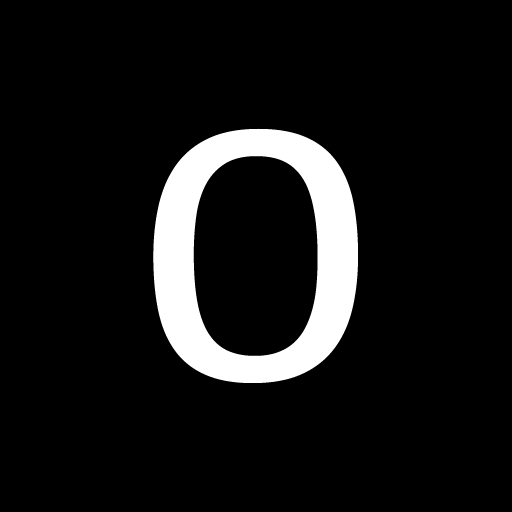
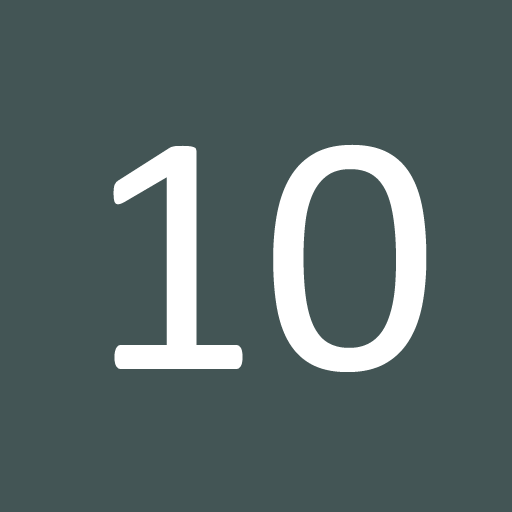
Layer changes from the first w=512, h=512 image to the second:
added group "10" (1st of 2) with 2 layers above "9" over [0,0,512,512]
added layer "10" (2nd of 2, in "10") in group "10" over [113,144,427,372]
added layer "0 副本 19" in group "10" over [0,0,512,512]
added group "9" (1st of 2) with 2 layers above "8" over [0,0,512,512]
added layer "0 副本 17" in group "9" over [0,0,512,512]
added group "8" (1st of 2) with 2 layers above "7" over [0,0,512,512]
added layer "0 副本 15" in group "8" over [0,0,512,512]
added group "7" (1st of 2) with 2 layers above "6" over [0,0,512,512]
added layer "0 副本 13" in group "7" over [0,0,512,512]
added group "6" (1st of 2) with 2 layers above "5" over [0,0,512,512]
added layer "0 副本 11" in group "6" over [0,0,512,512]
added group "5" (1st of 2) with 2 layers above "4" over [0,0,512,512]
added layer "0 副本 9" in group "5" over [0,0,512,512]
added group "4" (1st of 2) with 2 layers above "3" over [0,0,512,512]
added layer "4" (2nd of 2, in "4") in group "4" over [147,130,361,380]
added layer "0 副本 7" in group "4" over [0,0,512,512]
added group "3" (1st of 2) with 2 layers above "2" over [0,0,512,512]
added layer "0 副本 5" in group "3" over [0,0,512,512]
added group "2" (1st of 2) with 2 layers above "1" over [0,0,512,512]
added layer "0 副本 3" in group "2" over [0,0,512,512]
added group "1" (1st of 2) with 2 layers above "0" over [0,0,512,512]
added layer "0 副本" in group "1" over [0,0,512,512]
added group "0" (1st of 3) with 2 layers over [0,0,512,512]
renamed "图层 1" to "0", moved it into group "0" over [0,0,512,512]
…and 9 more changes (8 added, 1 stack)
